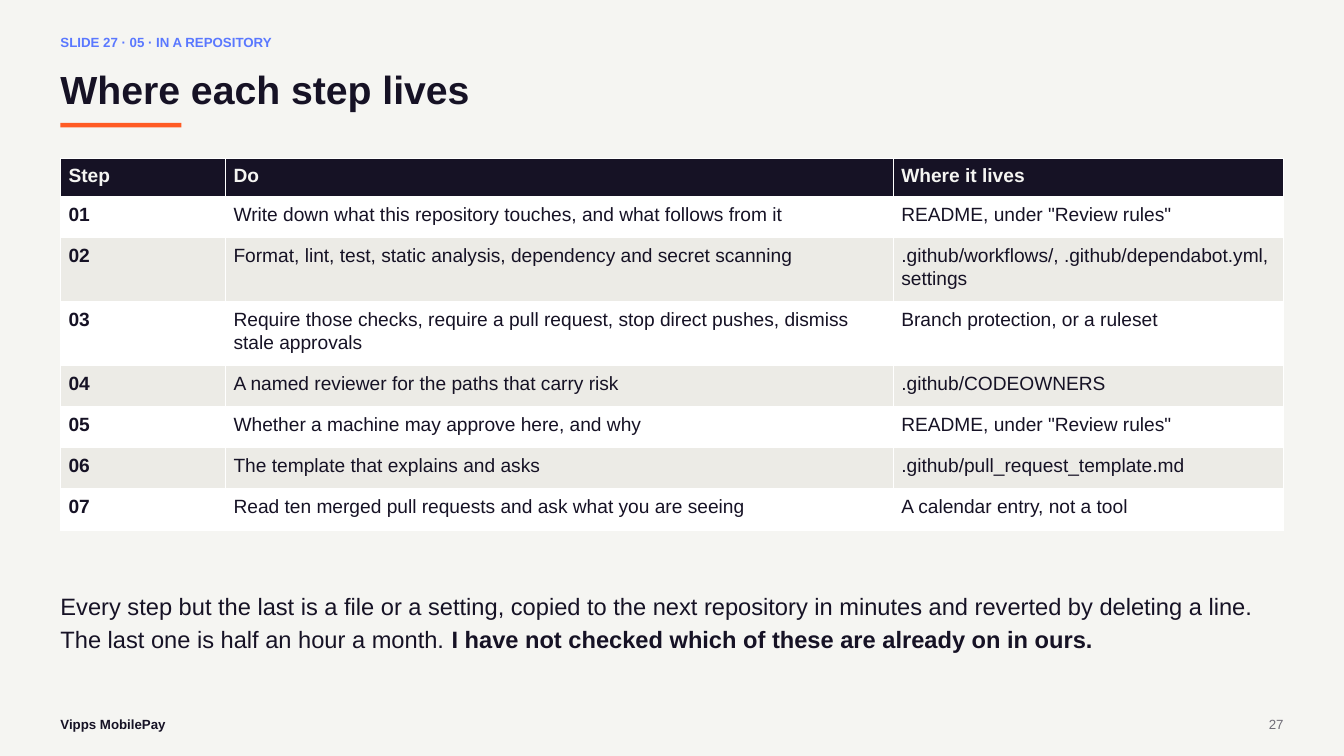
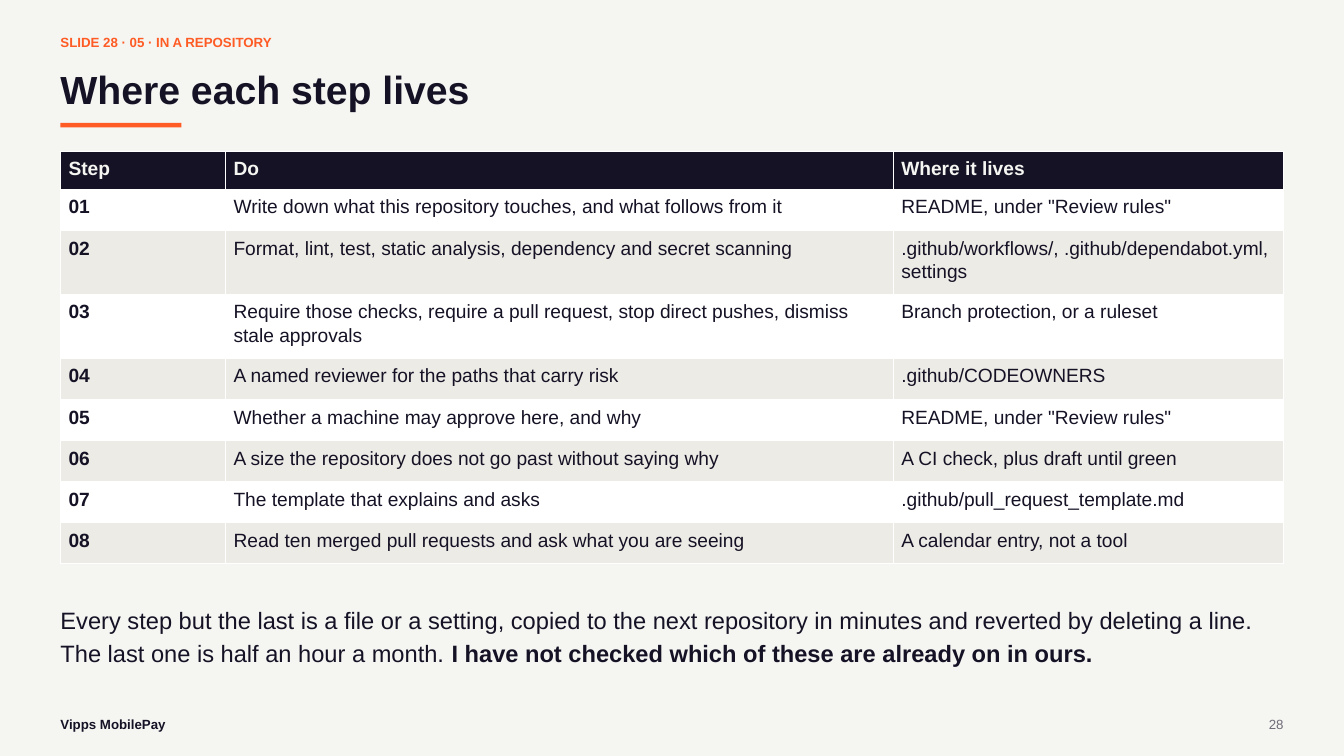
Before and after one commit to svenmalvik/buildtounderstand.org, a slide deck: slide 28 of presentations/what-is-the-second-pair-of-eyes-for-vippsmobilepay.pptx (slide 27 before the commit). Drawn at 1344x756 pixels with LibreOffice and Linux fonts; fonts in the diff are those of the drawing. Boxes give left, top, right and bottom in pixels: in the first picture for what was removed or moved away, otherwise in the second. Text is boxed around its words. In the diff, an @@ line names an element or a change of style, - is before the commit and + after.

```diff
--- a/presentations/what-is-the-second-pair-of-eyes-for-vippsmobilepay.pptx
+++ b/presentations/what-is-the-second-pair-of-eyes-for-vippsmobilepay.pptx
@@ text at box(60, 37, 271, 47): text changed; text colour #5A78FF to #FF5B24 @@
-SLIDE 27 · 05 · IN A REPOSITORY
+SLIDE 28 · 05 · IN A REPOSITORY
@@ table at box(60, 151, 1284, 564) @@
-row 7: 06 | The template that explains and asks | .github/pull_request_template.md
-row 8: 07 | Read ten merged pull requests and ask what you are seeing | A calendar entry, not a tool
+row 7: 06 | A size the repository does not go past without saying why | A CI check, plus draft until green
+row 8: 07 | The template that explains and asks | .github/pull_request_template.md
+row 9: 08 | Read ten merged pull requests and ask what you are seeing | A calendar entry, not a tool
@@ table: place and size @@
-table at box(60, 158, 1284, 530)
+table at box(60, 151, 1284, 564)
@@ text "Every step but the last ...": place and size @@
-text "Every step but the last ..." at box(60, 598, 1252, 653)
+text "Every step but the last ..." at box(60, 612, 1252, 667)
@@ text at box(1269, 720, 1284, 729): text changed @@
-27
+28
```
Also in this commit, not shown: 9 other slides changed, 1 slide added, 7 other files.
